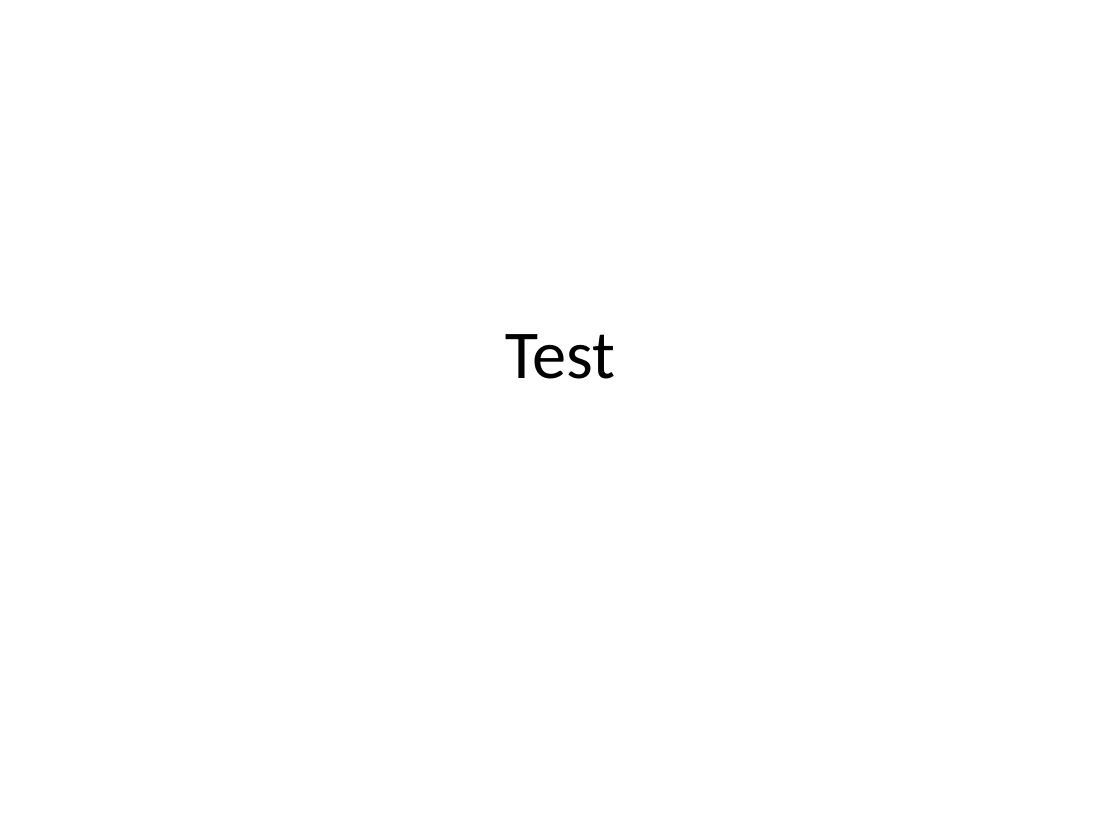
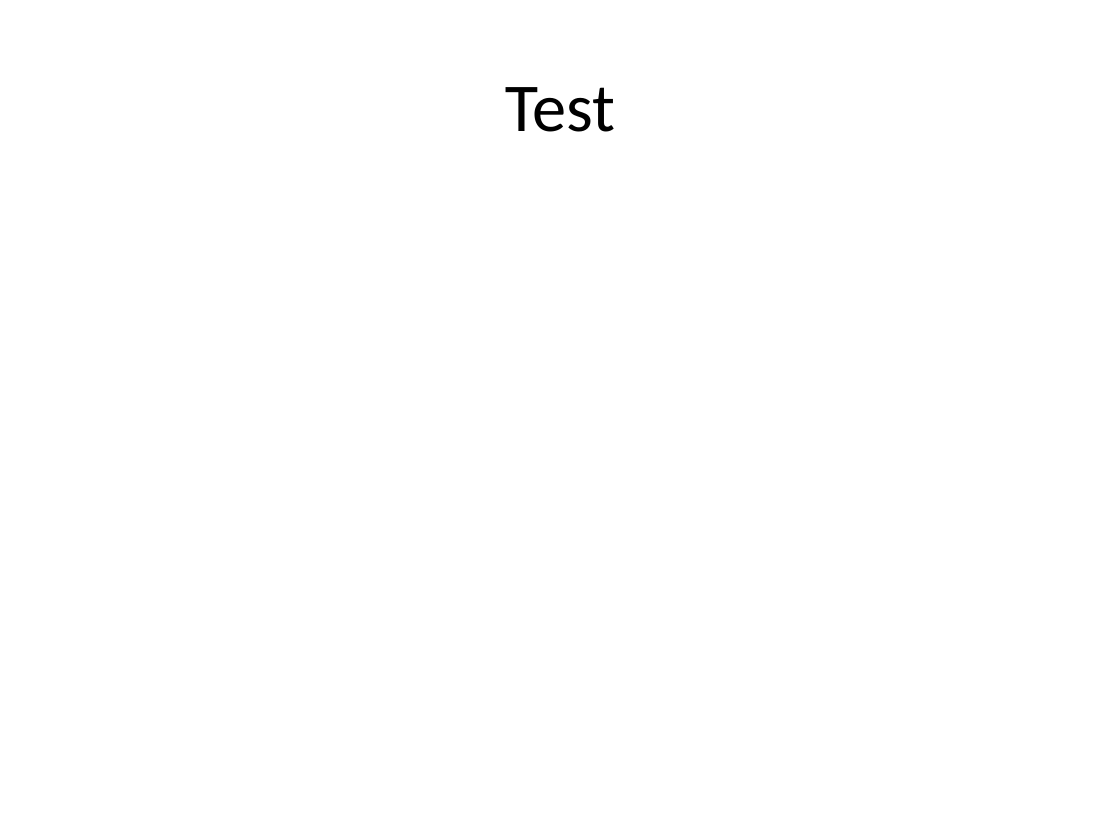
Before and after one commit to Badkick/Projet-MiND, a slide deck: slide 1 of Présentations/Test.pptx. Drawn at 1120x840 pixels with LibreOffice and Linux fonts; fonts in the diff are those of the drawing. Boxes give left, top, right and bottom in pixels: in the first picture for what was removed or moved away, otherwise in the second. Text is boxed around its words. In the diff, an @@ line names an element or a change of style, - is before the commit and + after.

```diff
--- a/Présentations/Test.pptx
+++ b/Présentations/Test.pptx
@@ title "Test": place and size @@
-title "Test" at (505,334,615,379)
+title "Test" at (505,87,615,132)
```
Also in this commit, not shown: 26 other files.
